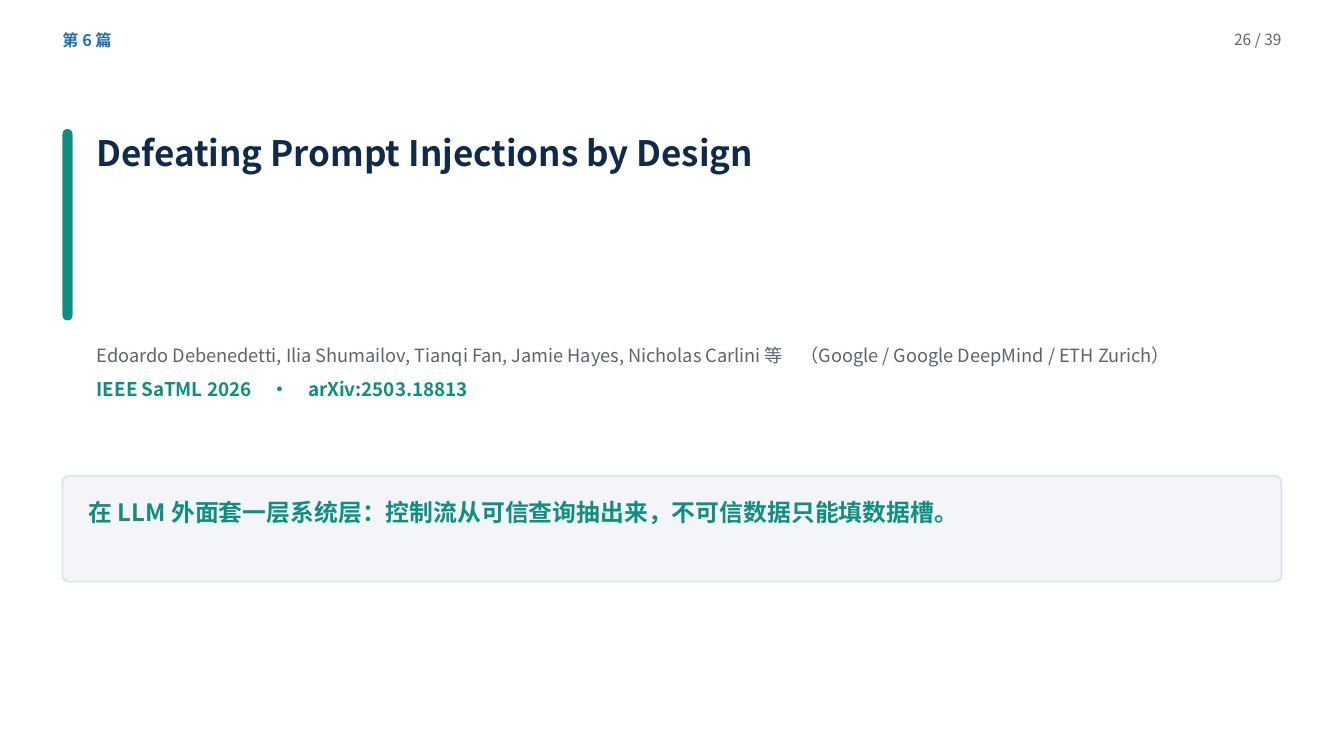
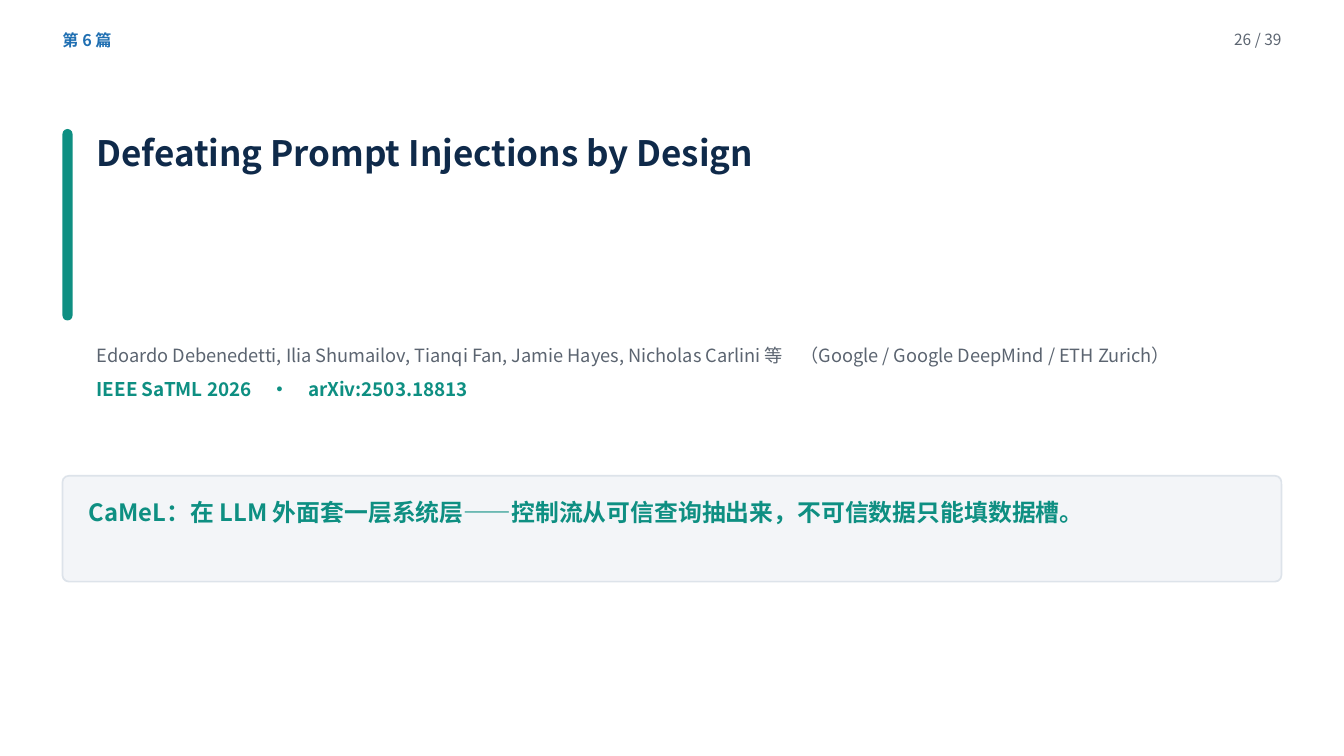
Before and after one commit to yiiiiiii1/multi-agent-remote-sensing, a slide deck: slide 26 of 阶段2-卫星多智能体防御/presentations/卫星多智能体安全调研汇报.pptx. Drawn at 1344x756 pixels with LibreOffice and Linux fonts; fonts in the diff are those of the drawing. Boxes give left, top, right and bottom in pixels: in the first picture for what was removed or moved away, otherwise in the second. Text is boxed around its words. In the diff, an @@ line names an element or a change of style, - is before the commit and + after.

Commit message:
核实 CaMeL 标题与出处均无误（SaTML 2026 经 IEEE CSDL 与作者主页双证）；题名页补挂系统名 CaMeL，解决「标题里没有 CaMeL 但正文一直在说」的断裂

```diff
--- a/阶段2-卫星多智能体防御/presentations/卫星多智能体安全调研汇报.pptx
+++ b/阶段2-卫星多智能体防御/presentations/卫星多智能体安全调研汇报.pptx
@@ text at (89,500,1084,524): text changed @@
-在 LLM 外面套一层系统层：控制流从可信查询抽出来，不可信数据只能填数据槽。
+CaMeL：在 LLM 外面套一层系统层——控制流从可信查询抽出来，不可信数据只能填数据槽。
```
Also in this commit, not shown: 2 other files.
